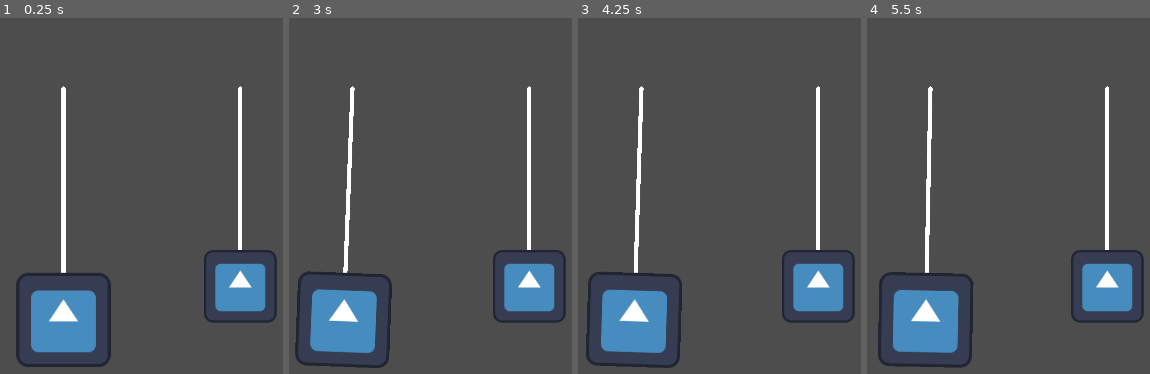
Above: before the commit, frames 1-4 (left to right).
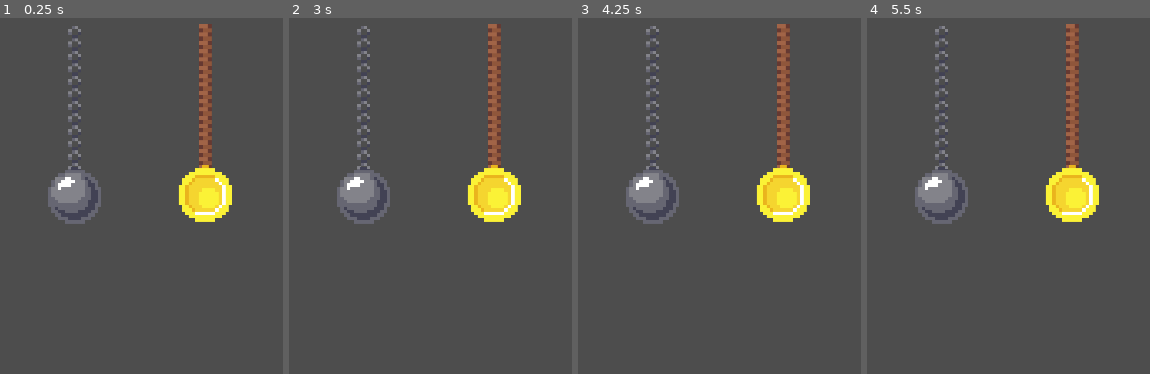
Above: after the commit, the same moments.

Repository: HEKEPOIU/gmtk_2024
Game: Godot game, scene res://scene/main.tscn
The game is run twice, just before and just after one commit, with the same random seed, the same clock (stepped at 60 frames per second) and the same inputs. The engine's default icon, where the game draws it, is replaced by a stand-in: a white triangle on a blue panel in a dark square.
Inputs (mouse positions are in pixels of both pictures, inside the frame that each line leads up to):
- Up to frame 1 (0.25 s): no input
- Up to frame 2 (3 s): tap Enter at 0.5, 2 s; move the mouse to (560, 171) at 0.52 s; hold Right 0.53-1.28 s; click (560, 171) at 0.6 s; tap Space at 1.25, 2.75 s; move the mouse to (outside the picture) at 1.27 s; hold Left 1.28-2.03 s; click (outside the picture) at 1.35 s; move the mouse to (464, 92) at 2.02 s; hold Right from 2.03 s (still down); click (464, 92) at 2.1 s; move the mouse to (345, 281) at 2.77 s; click (345, 281) at 2.85 s
- Up to frame 3 (4.25 s): move the mouse to (outside the picture) at 3.52 s; release Right at 3.53 s; hold Left from 3.53 s (still down); click (outside the picture) at 3.6 s
- Up to frame 4 (5.5 s): keep holding Left; move the mouse to (outside the picture) at 4.27 s; click (outside the picture) at 4.35 s; move the mouse to (1002, 192) at 5.02 s; click (1002, 192) at 5.1 s

The runs differ from the first frame. In frame 1, 16% of the frame differs, in the area x 5-98%, y 1-99%; in frame 2, 16%; in frame 3, 16%; in frame 4, 16%.

Commit message:
Add diffrent kind pendulum

Diff:
--- a/project.godot
+++ b/project.godot
@@ -35,3 +35,8 @@
 "events": [Object(InputEventMouseButton,"resource_local_to_scene":false,"resource_name":"","device":-1,"window_id":0,"a …(253 unchanged characters)…
 ]
 }
+
+[rendering]
+
+textures/canvas_textures/default_texture_filter=0
+textures/canvas_textures/default_texture_repeat=1
--- a/scene/main.tscn
+++ b/scene/main.tscn
@@ -1,22 +1,17 @@
-[gd_scene load_steps=2 format=3 uid="uid://bamth8f5h3hkf"]
+[gd_scene load_steps=3 format=3 uid="uid://bamth8f5h3hkf"]
 
-[ext_resource type="PackedScene" uid="uid://bkt1em0yb1dvt" path="res://scene/pendulum.tscn" id="1_ahh23"]
+[ext_resource type="PackedScene" uid="uid://b84bsrf74ywbl" path="res://scene/varient_pendulum/pendulum_chain_ball.tscn" id="2_a5s0k"]
+[ext_resource type="PackedScene" uid="uid://21xgo8i1hmyo" path="res://scene/varient_pendulum/pendulum_rope_coin.tscn" id="3_k4voe"]
 
 [node name="main" type="Node"]
 
-[node name="Pendulum" parent="." instance=ExtResource("1_ahh23")]
-position = Vector2(883, 293)
-move_velocity = 2000.0
+[node name="Pendulum3" parent="." instance=ExtResource("2_a5s0k")]
+position = Vector2(910, 139)
 gravity = 200.0
-end_point_move_multiplier = 1.0
-mass = 20.0
-max_mass = 100.0
+mass = 10.0
 is_current = true
 
-[node name="Pendulum2" parent="." instance=ExtResource("1_ahh23")]
-position = Vector2(1308, 293)
-move_velocity = 2000.0
+[node name="Pendulum4" parent="." instance=ExtResource("3_k4voe")]
+position = Vector2(1224, 135)
 gravity = 200.0
-end_point_move_multiplier = 1.0
 mass = 10.0
-max_mass = 100.0
--- a/scene/pendulum.tscn
+++ b/scene/pendulum.tscn
@@ -1,25 +1,18 @@
-[gd_scene load_steps=3 format=3 uid="uid://bkt1em0yb1dvt"]
+[gd_scene load_steps=4 format=3 uid="uid://bkt1em0yb1dvt"]
 
 [ext_resource type="Script" path="res://src/pendulum.gd" id="1_giu4x"]
 [ext_resource type="PackedScene" uid="uid://caorjifvuen5f" path="res://scene/pendulum_end_point.tscn" id="2_d5bf6"]
+[ext_resource type="Texture2D" uid="uid://cy123xblsxfea" path="res://assets/iron_ball.png" id="2_i4pxb"]
 
 [node name="Pendulum" type="Node2D"]
 script = ExtResource("1_giu4x")
-move_velocity = null
-is_follow = null
-min_length = null
-max_length = null
-gravity = null
-end_point_move_multiplier = null
 mass = 1000.0
-min_mass = null
-max_mass = null
-is_current = null
+end_point_image = ExtResource("2_i4pxb")
 
 [node name="Line2D" type="Line2D" parent="."]
+position = Vector2(0, 3)
 points = PackedVector2Array(0, -3, 0, 541)
-joint_mode = 2
-begin_cap_mode = 2
-end_cap_mode = 2
+width = 30.0
+texture_mode = 1
 
 [node name="PendulumEndPoint" parent="." instance=ExtResource("2_d5bf6")]
--- a/scene/pendulum_end_point.tscn
+++ b/scene/pendulum_end_point.tscn
@@ -1,7 +1,7 @@
 [gd_scene load_steps=4 format=3 uid="uid://caorjifvuen5f"]
 
 [ext_resource type="Script" path="res://src/pendulum_end_point.gd" id="1_atb1l"]
-[ext_resource type="Texture2D" uid="uid://b0wpj747j530i" path="res://icon.svg" id="1_p628m"]
+[ext_resource type="Texture2D" uid="uid://cy123xblsxfea" path="res://assets/iron_ball.png" id="2_1gebp"]
 
 [sub_resource type="CircleShape2D" id="CircleShape2D_kih6h"]
 radius = 65.123
@@ -11,7 +11,8 @@
 script = ExtResource("1_atb1l")
 
 [node name="Sprite2D" type="Sprite2D" parent="."]
-texture = ExtResource("1_p628m")
+scale = Vector2(7.755, 7.755)
+texture = ExtResource("2_1gebp")
 
 [node name="CollisionShape2D" type="CollisionShape2D" parent="."]
 shape = SubResource("CircleShape2D_kih6h")
--- /dev/null
+++ b/scene/varient_pendulum/pendulum_chain_ball.tscn
@@ -0,0 +1,10 @@
+[gd_scene load_steps=3 format=3 uid="uid://b84bsrf74ywbl"]
+
+[ext_resource type="PackedScene" uid="uid://bkt1em0yb1dvt" path="res://scene/pendulum.tscn" id="1_rdlsg"]
+[ext_resource type="Texture2D" uid="uid://cqp36mrh61cx" path="res://assets/chain.png" id="2_moxeh"]
+
+[node name="Pendulum" instance=ExtResource("1_rdlsg")]
+
+[node name="Line2D" parent="." index="0"]
+width = 30.0
+texture = ExtResource("2_moxeh")
--- /dev/null
+++ b/scene/varient_pendulum/pendulum_rope_coin.tscn
@@ -0,0 +1,11 @@
+[gd_scene load_steps=4 format=3 uid="uid://21xgo8i1hmyo"]
+
+[ext_resource type="PackedScene" uid="uid://bkt1em0yb1dvt" path="res://scene/pendulum.tscn" id="1_dj1di"]
+[ext_resource type="Texture2D" uid="uid://c6yefofbbgtu" path="res://assets/coin.png" id="2_5y5kv"]
+[ext_resource type="Texture2D" uid="uid://bovbxo54kddwk" path="res://assets/rope.png" id="3_l6ufj"]
+
+[node name="Pendulum" instance=ExtResource("1_dj1di")]
+end_point_image = ExtResource("2_5y5kv")
+
+[node name="Line2D" parent="." index="0"]
+texture = ExtResource("3_l6ufj")
--- a/src/pendulum.gd
+++ b/src/pendulum.gd
@@ -25,6 +25,7 @@
 @export var min_mass: float = 1
 @export var max_mass: float = 1000
 @export var is_current: bool = false
+@export var end_point_image: Texture2D
 
 var angular_velocity: float = 0.0
 var angular_acceleration: float = 0.0
@@ -37,6 +38,7 @@
 	end_point.on_drag.connect(be_drag)
 	end_point.on_drag_stop.connect(start_simulate)
 	end_point.set_scale_base_mass(mass, min_mass, max_mass)
+	end_point.set_sprite(end_point_image)
 	set_mass(mass)
 	set_start_position(rotation)
 
--- a/src/pendulum_end_point.gd
+++ b/src/pendulum_end_point.gd
@@ -10,6 +10,8 @@
 signal on_drag_stop
 var is_mouse_inside: bool
 var is_click: bool = false
+
+@onready var sprite: Sprite2D = get_node("Sprite2D")
 
 
 func _ready() -> void:
@@ -25,6 +27,10 @@
 		on_drag.emit()
 	elif Input.is_action_just_released("press") and is_mouse_inside:
 		on_drag_stop.emit()
+
+
+func set_sprite(image: Texture2D) -> void:
+	sprite.texture = image
 
 
 func emit_hit(body: Area2D) -> void:
Binary file added: assets/chain.png
Not shown, added: assets/chain.png.import
Binary file added: assets/coin.png
Not shown, added: assets/coin.png.import
Binary file added: assets/iron_ball.png
Not shown, added: assets/iron_ball.png.import
Binary file added: assets/rope.png
Not shown, added: assets/rope.png.import
Not shown, added: assets/chain.png~
Not shown, added: assets/rope.png~
